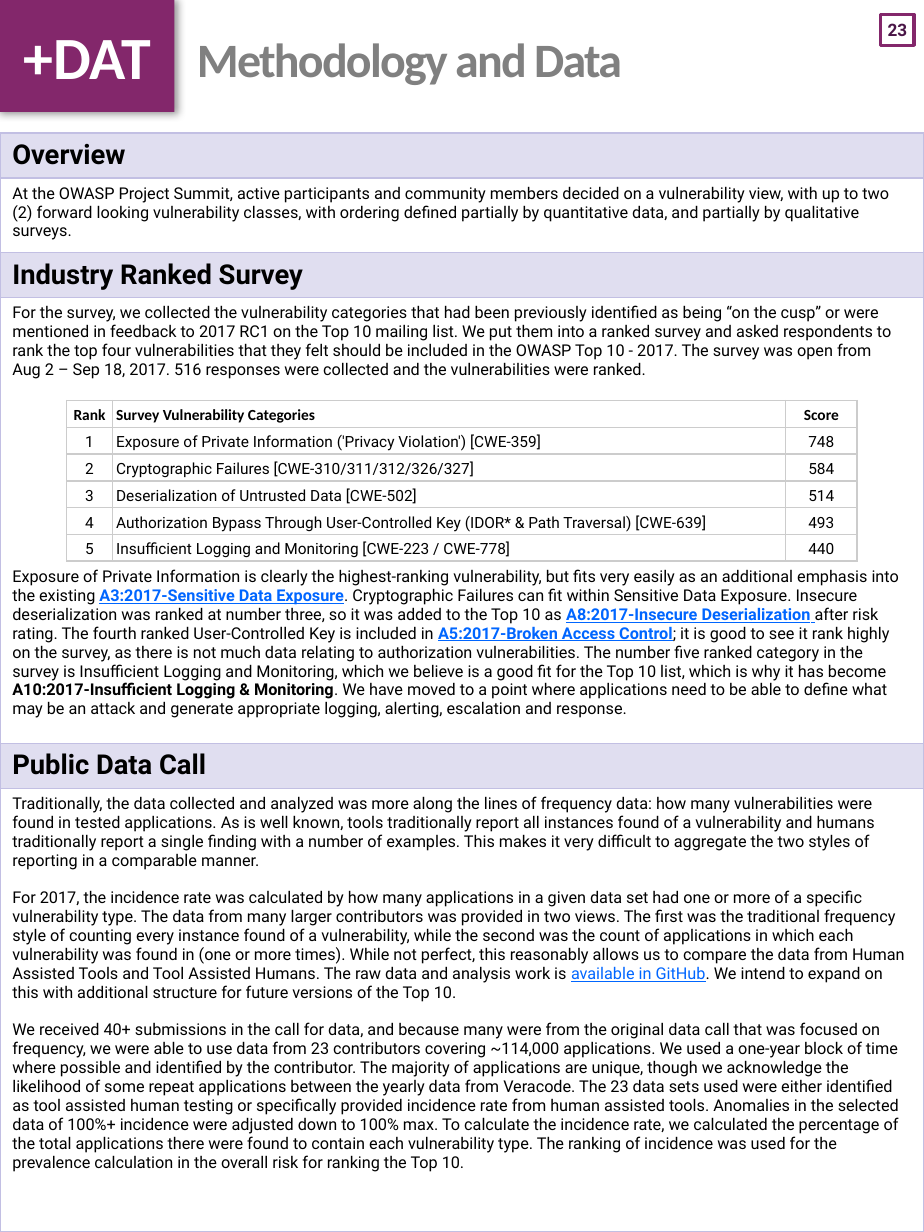
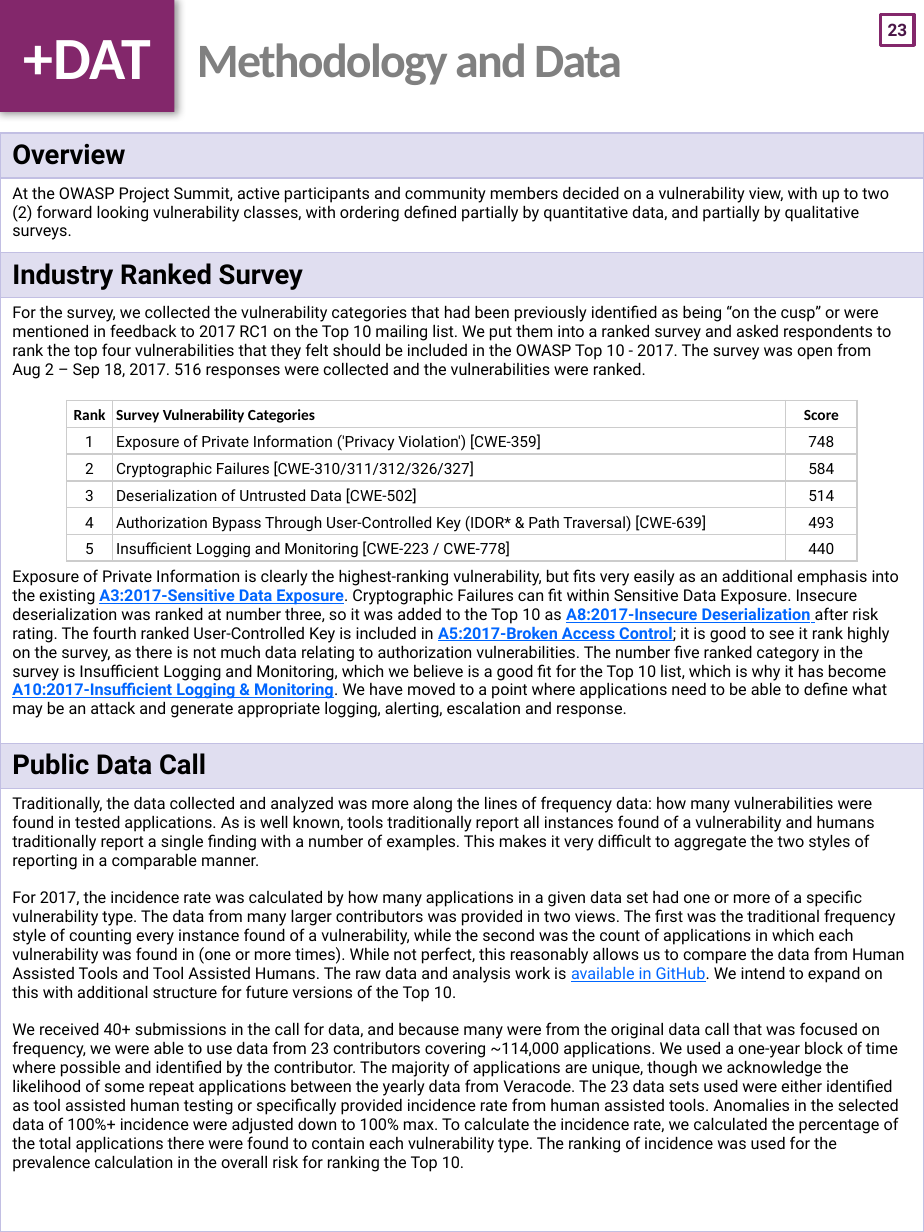
Before and after one commit to OWASP/Top10, a slide deck: slide 24 of 2017/OWASP Top 10-2017 (en).pptx. Drawn at 924x1232 pixels with LibreOffice and Linux fonts; fonts in the diff are those of the drawing. Boxes give left, top, right and bottom in pixels: in the first picture for what was removed or moved away, otherwise in the second. Text is boxed around its words. In the diff, an @@ line names an element or a change of style, - is before the commit and + after.

```diff
--- a/2017/OWASP Top 10-2017 (en).pptx
+++ b/2017/OWASP Top 10-2017 (en).pptx
@@ table at [0, 133, 924, 1232] @@
@@ text colour #000000 to #0066FF, underline on in "A10:2017-Insufficient Logging & Monitoring." @@
```
Also in this commit, not shown: 4 other slides changed, 1 slide removed.
